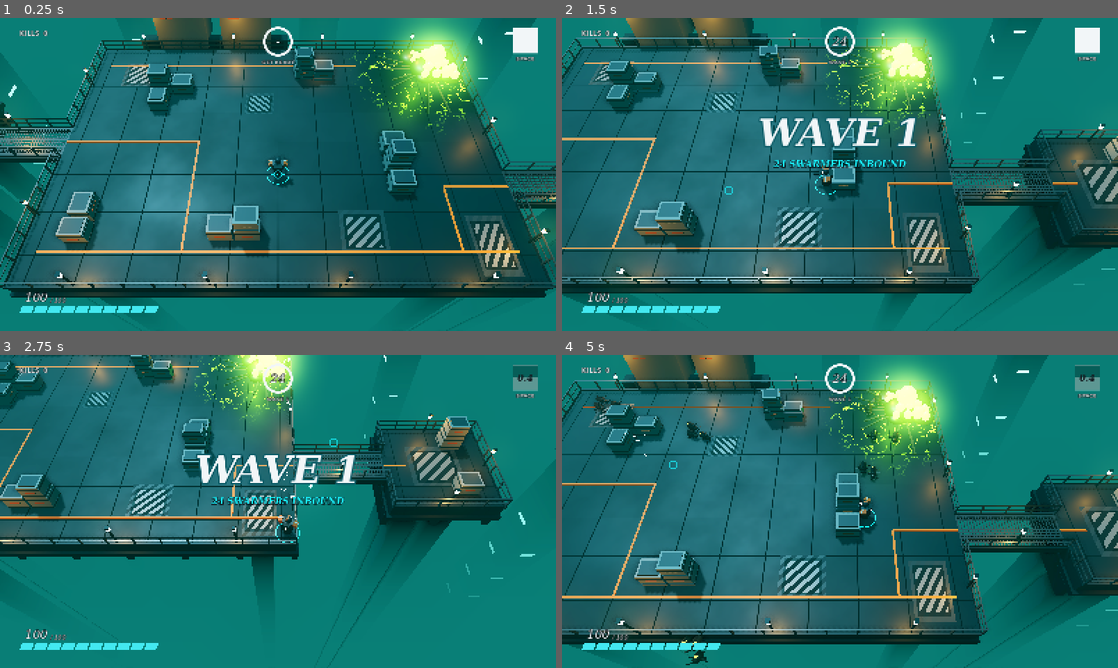
Above: before the commit, frames 1-4 (two rows, left to right).
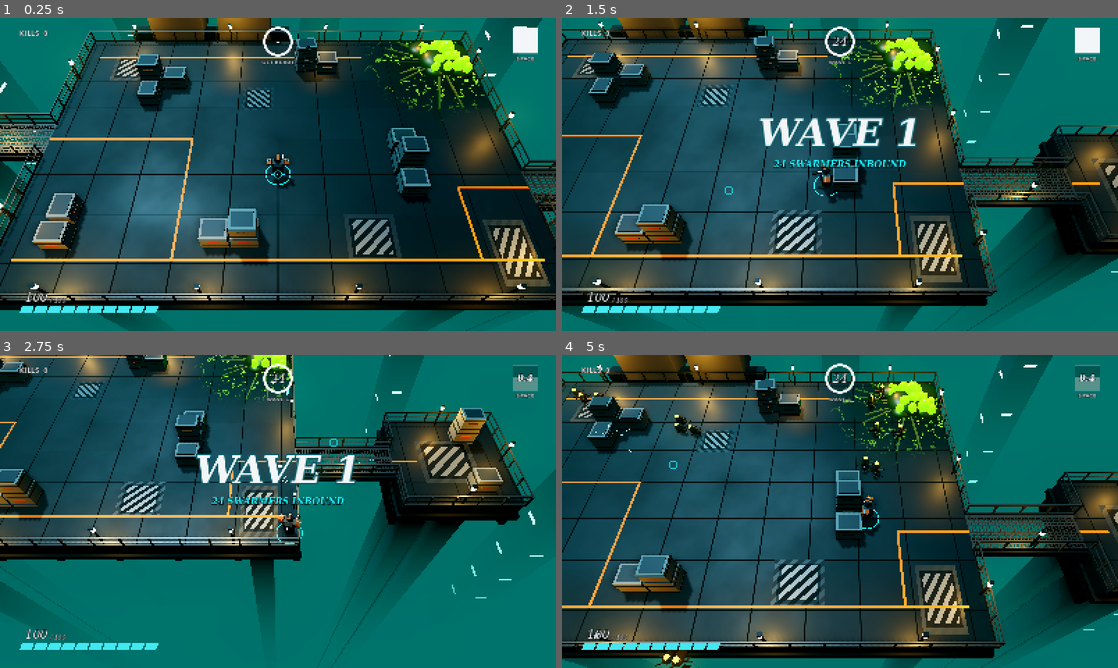
Above: after the commit, the same moments.

Repository: aronew/Combat
Game: Godot game, scene res://scenes/main.tscn
The game is run twice, just before and just after one commit, with the same random seed, the same clock (stepped at 60 frames per second) and the same inputs.
Inputs (mouse positions are in pixels of both pictures, inside the frame that each line leads up to):
- Up to frame 1 (0.25 s): no input
- Up to frame 2 (1.5 s): tap Enter at 0.5 s; move the mouse to (962, 158) at 0.52 s; hold D (move_right) 0.53-1.28 s; tap Space (dash) at 0.6, 1.35 s; click (962, 158) at 0.67 s; move the mouse to (728, 190) at 1.27 s; hold S (move_down) from 1.28 s (still down)
- Up to frame 3 (2.75 s): move the mouse to (333, 442) at 2.02 s; release S (move_down) at 2.03 s; press the mouse at (333, 442) at 2.03 s; hold D (move_right) from 2.03 s (still down); tap Space (dash) at 2.3 s
- Up to frame 4 (5 s): move the mouse to (812, 574) at 2.77 s; release D (move_right) at 2.78 s; release the mouse at (812, 574) at 2.78 s; hold W (move_up) 2.78-3.53 s; tap Space (dash) at 2.85, 3.6, 4.55 s; click (812, 574) at 2.92 s; move the mouse to (1006, 558) at 3.52 s; hold A (move_left) from 3.53 s (still down); tap R (restart) at 4.15 s; move the mouse to (673, 464) at 4.27 s; click (673, 464) at 4.35 s

The runs differ from the first frame. In frame 1, 77% of the frame differs, in the area x 0-100%, y 0-100%; in frame 2, 69%; in frame 3, 44%; in frame 4, 74%.

Commit message:
Tune look to concept art, harden swarm pathing, add tests helpers and README
- Darker deck, teal void via fog emission (neutral albedo so amber lamp
  halos stay warm), calmer hive glow, saturated neon FX energies
- Wall-following around cover, bridge-aligned routing, spawn points
  clamped to the deck, stray-rescue safety net
- Cheaper swarm separation (1 m cells, neighbour cap, half-rate update)
- Swarm converges on the body after death; white dash cooldown digits
- Autoplay bot: frame-time stats, stall detector, restart test,
  automatic game-over screenshot

Co-Authored-By: Claude Opus 5.5 <noreply@anthropic.com>
Claude-Session: https://claude.ai/code/session_01QWKpnCzBbynjYCzEk5fHWZ

Diff:
--- a/scenes/death_burst.tscn
+++ b/scenes/death_burst.tscn
@@ -7,12 +7,12 @@
 [sub_resource type="ShaderMaterial" id="Mat_spark"]
 render_priority = 3
 shader = ExtResource("2_neon")
-shader_parameter/energy = 5.5
+shader_parameter/energy = 2.6
 
 [sub_resource type="ShaderMaterial" id="Mat_chunk"]
 render_priority = 3
 shader = ExtResource("2_neon")
-shader_parameter/energy = 3.5
+shader_parameter/energy = 2.0
 
 [sub_resource type="BoxMesh" id="Mesh_streak"]
 size = Vector3(0.07, 0.38, 0.07)
@@ -26,7 +26,7 @@
 [sub_resource type="Gradient" id="Grad_neon"]
 interpolation_mode = 1
 offsets = PackedFloat32Array(0, 0.34, 0.67)
-colors = PackedColorArray(1, 0.17, 0.84, 1, 0.62, 1, 0.18, 1, 1, 0.89, 0.24, 1)
+colors = PackedColorArray(1, 0.08, 0.78, 1, 0.5, 1, 0.08, 1, 1, 0.85, 0.08, 1)
 
 [sub_resource type="Gradient" id="Grad_fade"]
 offsets = PackedFloat32Array(0, 0.55, 1)
@@ -37,7 +37,7 @@
 render_priority = 4
 shader = ExtResource("3_fade")
 shader_parameter/tint = Color(1, 0.96, 0.85, 1)
-shader_parameter/energy = 5.0
+shader_parameter/energy = 2.0
 shader_parameter/fade = 1.0
 shader_parameter/edge_softness = 0.8
 
@@ -46,7 +46,7 @@
 render_priority = 2
 shader = ExtResource("3_fade")
 shader_parameter/tint = Color(1, 0.17, 0.84, 1)
-shader_parameter/energy = 4.0
+shader_parameter/energy = 2.5
 shader_parameter/fade = 1.0
 shader_parameter/edge_softness = 0.0
 
@@ -69,7 +69,7 @@
 material_override = SubResource("Mat_spark")
 cast_shadow = 0
 emitting = false
-amount = 42
+amount = 56
 lifetime = 0.6
 one_shot = true
 explosiveness = 1.0
--- a/scenes/enemy.tscn
+++ b/scenes/enemy.tscn
@@ -39,12 +39,12 @@
 
 [sub_resource type="PrismMesh" id="Mesh_ridge"]
 material = SubResource("Mat_leg")
-size = Vector3(0.36, 0.22, 0.55)
+size = Vector3(0.3, 0.2, 0.4)
 
 [sub_resource type="SphereMesh" id="Mesh_core"]
 material = SubResource("Mat_core")
-radius = 0.15
-height = 0.3
+radius = 0.17
+height = 0.34
 radial_segments = 10
 rings = 5
 
@@ -78,12 +78,12 @@
 mesh = SubResource("Mesh_head")
 
 [node name="Ridge" type="MeshInstance3D" parent="Visual"]
-position = Vector3(0, 0.6, 0.05)
+position = Vector3(0, 0.6, -0.08)
 cast_shadow = 0
 mesh = SubResource("Mesh_ridge")
 
 [node name="Core" type="MeshInstance3D" parent="Visual"]
-position = Vector3(0, 0.5, 0.26)
+position = Vector3(0, 0.55, 0.32)
 cast_shadow = 0
 mesh = SubResource("Mesh_core")
 
--- a/scenes/hit_spark.tscn
+++ b/scenes/hit_spark.tscn
@@ -6,7 +6,7 @@
 [sub_resource type="ShaderMaterial" id="Mat_spark"]
 render_priority = 3
 shader = ExtResource("2_neon")
-shader_parameter/energy = 5.0
+shader_parameter/energy = 3.0
 
 [sub_resource type="BoxMesh" id="Mesh_streak"]
 size = Vector3(0.04, 0.26, 0.04)
--- a/scenes/projectile.tscn
+++ b/scenes/projectile.tscn
@@ -7,7 +7,7 @@
 render_priority = 1
 shader = ExtResource("2_fade")
 shader_parameter/tint = Color(0.098, 0.957, 1, 1)
-shader_parameter/energy = 5.0
+shader_parameter/energy = 3.0
 shader_parameter/fade = 1.0
 shader_parameter/edge_softness = 0.5
 
@@ -15,7 +15,7 @@
 render_priority = 2
 shader = ExtResource("2_fade")
 shader_parameter/tint = Color(0.85, 1, 1, 1)
-shader_parameter/energy = 6.0
+shader_parameter/energy = 4.0
 shader_parameter/fade = 1.0
 shader_parameter/edge_softness = 0.0
 
--- a/scripts/arena.gd
+++ b/scripts/arena.gd
@@ -23,15 +23,15 @@
 @export_group("Lamps")
 @export var lamp_spacing := 8.0
 @export var lamp_color := Color("ffae45")
-@export var lamp_energy := 2.4
-@export var lamp_range := 6.5
-@export var lamp_emission := 7.0
+@export var lamp_energy := 3.2
+@export var lamp_range := 7.0
+@export var lamp_emission := 6.0
 @export var lamp_shadows := false
 
 @export_group("Hive")
 @export var hive_center := Vector3(13.4, 0.0, -8.3)
-@export var hive_glow := 4.5
-@export var hive_light_energy := 5.0
+@export var hive_glow := 1.1
+@export var hive_light_energy := 1.6
 @export var hive_light_range := 11.0
 
 @export_group("Crates")
@@ -47,10 +47,10 @@
 ])
 
 @export_group("Void")
-@export var void_fog_density := 0.05
-@export var void_fog_top := -2.0
-@export var void_fog_albedo := Color("2fb3a6")
-@export var void_fog_emission := Color("0e5a52")
+@export var void_fog_density := 0.04
+@export var void_fog_top := -2.5
+@export var void_fog_albedo := Color("b4dcd8")
+@export var void_fog_emission := Color("127078")
 @export var pillar_strip_energy := 3.5
 
 ## Side platforms reached by narrow catwalk bridges.
@@ -252,8 +252,8 @@
 	_mats.crate = _std(Color("9aa2a8"), 0.25, 0.55)
 	_mats.crate_dark = _std(Color("40474e"), 0.5, 0.5)
 	_mats.crate_orange = _std(Color("d9662a"), 0.1, 0.6)
-	_mats.hive_flesh = _std(Color("1a2410"), 0.0, 0.35, Color("8dff2e"), 0.25)
-	_mats.hive_pod = _std(Color("8dff2e"), 0.0, 0.25, Color("8dff2e"), hive_glow)
+	_mats.hive_flesh = _std(Color("1a2410"), 0.0, 0.35, Color("8dff2e"), 0.12)
+	_mats.hive_pod = _std(Color("4f9a12"), 0.0, 0.25, Color("8dff2e"), hive_glow)
 	_mats.hive_root = _std(Color("10160a"), 0.0, 0.6, Color("4d8f16"), 0.4)
 	_mats.machine = _std(Color("8a9297"), 0.35, 0.5)
 	_mats.teal_strip = _std(Color("0a1514"), 0.0, 0.5, Color("7ff5e8"), pillar_strip_energy)
@@ -481,7 +481,7 @@
 	light.light_energy = lamp_energy
 	light.omni_range = lamp_range
 	light.omni_attenuation = 1.3
-	light.light_volumetric_fog_energy = 2.0
+	light.light_volumetric_fog_energy = 1.5
 	light.shadow_enabled = lamp_shadows
 	light.position = pos + inward * 0.35 + Vector3(0, 1.7, 0)
 	_root.add_child(light)
@@ -534,13 +534,13 @@
 		var size := rng.randf_range(0.22, 0.55)
 		var pos := c + Vector3(cos(ang) * r, 0.35 + size * 0.5, sin(ang) * r * 0.85)
 		_sphere(size, pos, _mats.hive_pod, Vector3(1.0, 1.3, 1.0))
-	_sphere(0.85, c + Vector3(0.3, 1.0, -0.4), _mats.hive_pod, Vector3(1.0, 1.35, 1.0))
+	_sphere(0.6, c + Vector3(0.4, 0.8, -0.6), _mats.hive_pod, Vector3(1.0, 1.35, 1.0))
 
 	var light := OmniLight3D.new()
 	light.light_color = Color("8dff2e")
 	light.light_energy = hive_light_energy
 	light.omni_range = hive_light_range
-	light.light_volumetric_fog_energy = 2.5
+	light.light_volumetric_fog_energy = 0.6
 	light.position = c + Vector3(-1.0, 2.0, 1.0)
 	_root.add_child(light)
 
--- a/scripts/camera_rig.gd
+++ b/scripts/camera_rig.gd
@@ -9,7 +9,7 @@
 @export_group("Framing")
 @export_range(30.0, 89.0) var pitch_degrees := 56.0
 @export_range(-180.0, 180.0) var yaw_degrees := 0.0
-@export var distance := 25.0
+@export var distance := 23.0
 @export var fov := 48.0
 
 @export_group("Follow")
--- a/scripts/death_burst.gd
+++ b/scripts/death_burst.gd
@@ -5,9 +5,9 @@
 
 @export var duration := 0.7
 @export var flash_time := 0.12
-@export var flash_size := 1.9
+@export var flash_size := 1.5
 @export var ring_time := 0.32
-@export var ring_size := 3.4
+@export var ring_size := 2.8
 
 @onready var sparks: CPUParticles3D = $Sparks
 @onready var chunks: CPUParticles3D = $Chunks
@@ -60,5 +60,6 @@
 	_flash_mat.set_shader_parameter("fade", 1.0 - ft)
 	var rt := clampf(_t / ring_time, 0.0, 1.0)
 	ring.visible = rt < 1.0
-	ring.scale = Vector3.ONE * lerpf(0.2, ring_size, 1.0 - pow(1.0 - rt, 2.5)) * _size
+	var rs := lerpf(0.2, ring_size, 1.0 - pow(1.0 - rt, 2.5)) * _size
+	ring.scale = Vector3(rs, 0.25, rs)
 	_ring_mat.set_shader_parameter("fade", 1.0 - rt)
--- a/scripts/debug_autoplay.gd
+++ b/scripts/debug_autoplay.gd
@@ -15,6 +15,9 @@
 var _next_shot := 0
 var _quit_after := 0.0
 var _capturing := false
+var _test_restart := false
+var _over_t := 0.0
+var _go_shot_t := 0.0
 
 
 func _ready() -> void:
@@ -22,6 +25,8 @@
 	for arg in OS.get_cmdline_user_args():
 		if arg == "--god":
 			_god = true
+		elif arg == "--test-restart":
+			_test_restart = true
 		elif arg.begins_with("--shots="):
 			_shots_dir = arg.get_slice("=", 1)
 		elif arg.begins_with("--shot-times="):
@@ -35,6 +40,11 @@
 				Game.spawner.wave = maxi(arg.get_slice("=", 1).to_int() - 1, 0)
 	if _shots_dir != "":
 		DirAccess.make_dir_recursive_absolute(_shots_dir)
+	if _test_restart:
+		var restarts: int = Engine.get_meta("autoplay_restarts", 0)
+		if restarts >= 1:
+			print("[autoplay] restart OK: fresh run (wave=%d kills=%d hp=%d time_scale=%.2f)" % [Game.wave, Game.kills, roundi(Game.player.health), Engine.time_scale])
+			_quit_after = 3.0
 	if Game.player:
 		Game.player.autopilot = true
 	print("[autoplay] started god=%s shots=%s" % [_god, _shots_dir])
@@ -44,13 +54,30 @@
 	_t += delta
 	_frames += 1
 	_drive(delta)
+	if _shots_dir != "" and Game.is_game_over and _go_shot_t >= 0.0:
+		_go_shot_t += delta
+		if _go_shot_t >= 0.6 and not _capturing:
+			_go_shot_t = -INF
+			_capture("%s/game_over.png" % _shots_dir)
+	if _test_restart and Game.is_game_over:
+		_over_t += delta
+		if _over_t >= 1.0:
+			_over_t = -INF
+			print("[autoplay] game over at wave %d with %d kills (time_scale=%.2f) -> pressing R" % [Game.wave, Game.kills, Engine.time_scale])
+			var ev := InputEventKey.new()
+			ev.physical_keycode = KEY_R
+			ev.pressed = true
+			Engine.set_meta("autoplay_restarts", Engine.get_meta("autoplay_restarts", 0) + 1)
+			Input.parse_input_event(ev)
 
 	_report_t += delta
 	if _report_t >= 2.0:
 		_report_t = 0.0
 		var sp := Game.spawner
-		print("[autoplay] t=%.1f fps=%d wave=%d alive=%d kills=%d hp=%d bolts=%d" % [
-			_t, Engine.get_frames_per_second(), Game.wave,
+		print("[autoplay] t=%.1f fps=%d process=%.2fms physics=%.2fms wave=%d alive=%d kills=%d hp=%d bolts=%d" % [
+			_t, Engine.get_frames_per_second(),
+			Performance.get_monitor(Performance.TIME_PROCESS) * 1000.0,
+			Performance.get_monitor(Performance.TIME_PHYSICS_PROCESS) * 1000.0, Game.wave,
 			sp.active.size() if sp else 0, Game.kills,
 			roundi(Game.player.health) if Game.player else 0,
 			Game.projectiles.active_count() if Game.projectiles else 0])
@@ -71,7 +98,7 @@
 ## Flags chasing bugs that haven't moved 0.75 m in 3 s (pathing regressions).
 var _stall := {}
 func _report_stalls(sp: Spawner) -> void:
-	if sp == null:
+	if sp == null or Game.is_game_over:
 		return
 	var seen := {}
 	for e in sp.active:
--- a/scripts/enemy.gd
+++ b/scripts/enemy.gd
@@ -163,7 +163,9 @@
 	var player := Game.player
 	var chase := Vector3.ZERO
 	var goal := global_position
-	if player and player.alive:
+	if player:
+		# Keep converging on the player's last position even after death,
+		# so the swarm piles onto the body behind the GAME OVER screen.
 		goal = player.global_position
 		if Game.arena:
 			goal = Game.arena.get_nav_target(global_position, goal)
--- a/scripts/environment_controller.gd
+++ b/scripts/environment_controller.gd
@@ -5,34 +5,34 @@
 ## created by the Arena (see Arena > Void).
 
 @export_group("Background & ambient")
-@export var background_color := Color("0b2b2a"):
+@export var background_color := Color("071d1d"):
 	set(v): background_color = v; _apply()
-@export var ambient_color := Color("3f8f8a"):
+@export var ambient_color := Color("2e6e6a"):
 	set(v): ambient_color = v; _apply()
-@export_range(0.0, 2.0) var ambient_energy := 0.45:
+@export_range(0.0, 2.0) var ambient_energy := 0.22:
 	set(v): ambient_energy = v; _apply()
 
 @export_group("Depth fog")
 @export var fog_enabled := true:
 	set(v): fog_enabled = v; _apply()
-@export var fog_color := Color("1f6f69"):
+@export var fog_color := Color("1a6560"):
 	set(v): fog_color = v; _apply()
-@export_range(0.0, 0.1, 0.0005) var fog_density := 0.006:
+@export_range(0.0, 0.1, 0.0005) var fog_density := 0.0015:
 	set(v): fog_density = v; _apply()
 ## Fog thickens below this height, filling the void under the platform.
-@export var fog_height := -3.0:
+@export var fog_height := -4.0:
 	set(v): fog_height = v; _apply()
-@export_range(0.0, 2.0) var fog_height_density := 0.12:
+@export_range(0.0, 2.0) var fog_height_density := 0.08:
 	set(v): fog_height_density = v; _apply()
 
 @export_group("Volumetric fog")
 @export var volumetric_enabled := true:
 	set(v): volumetric_enabled = v; _apply()
-@export_range(0.0, 0.2, 0.001) var volumetric_density := 0.006:
+@export_range(0.0, 0.2, 0.001) var volumetric_density := 0.0022:
 	set(v): volumetric_density = v; _apply()
 @export var volumetric_albedo := Color("9fe8e0"):
 	set(v): volumetric_albedo = v; _apply()
-@export var volumetric_emission := Color("082a28"):
+@export var volumetric_emission := Color("041615"):
 	set(v): volumetric_emission = v; _apply()
 @export_range(0.0, 4.0) var volumetric_emission_energy := 1.0:
 	set(v): volumetric_emission_energy = v; _apply()
@@ -42,7 +42,7 @@
 @export_group("Glow")
 @export var glow_enabled := true:
 	set(v): glow_enabled = v; _apply()
-@export_range(0.0, 8.0) var glow_intensity := 1.0:
+@export_range(0.0, 8.0) var glow_intensity := 0.9:
 	set(v): glow_intensity = v; _apply()
 @export_range(0.0, 2.0) var glow_strength := 1.0:
 	set(v): glow_strength = v; _apply()
@@ -54,9 +54,9 @@
 @export_group("Tonemap & grading")
 @export_range(0.1, 4.0) var exposure := 1.0:
 	set(v): exposure = v; _apply()
-@export_range(0.5, 2.0) var saturation := 1.15:
+@export_range(0.5, 2.0) var saturation := 1.2:
 	set(v): saturation = v; _apply()
-@export_range(0.5, 2.0) var contrast := 1.08:
+@export_range(0.5, 2.0) var contrast := 1.12:
 	set(v): contrast = v; _apply()
 @export var ssao_enabled := true:
 	set(v): ssao_enabled = v; _apply()
--- a/scripts/hud.gd
+++ b/scripts/hud.gd
@@ -70,7 +70,7 @@
 	if p:
 		dash_box.ratio = p.get_dash_ready_ratio()
 		var left := p.get_dash_cooldown_left()
-		dash_cd.text = "%.1f" % left if left > 0.0 else ""
+		dash_cd.text = "%.1f" % left if left > 0.05 else ""
 	_hurt = maxf(_hurt - delta * 2.2, 0.0)
 	_low_pulse += delta
 	var low := 0.0
@@ -201,7 +201,7 @@
 	_label(wave_count, num_italic, 34, Palette.HUD_WHITE, 6)
 	_label(wave_label, plain, 15, Color(1, 1, 1, 0.75), 4)
 	_label(dash_key, plain, 15, Color(1, 1, 1, 0.75), 4)
-	_label(dash_cd, num_bold, 26, Color(0.08, 0.1, 0.12), 0)
+	_label(dash_cd, num_bold, 26, Palette.HUD_WHITE, 6)
 	_label(kills_label, plain, 18, Color(1, 1, 1, 0.8), 4)
 	_label(combo_label, title, 44, Palette.NEON_YELLOW, 10)
 	combo_label.add_theme_color_override("font_outline_color", Color("6a0b52"))
--- a/scripts/shaders/floor.gdshader
+++ b/scripts/shaders/floor.gdshader
@@ -11,10 +11,10 @@
 uniform float roughness_value : hint_range(0.0, 1.0) = 0.55;
 
 uniform vec3 hive_center = vec3(13.5, 0.0, -8.5);
-uniform float hive_radius = 8.0;
+uniform float hive_radius = 7.0;
 uniform vec3 grime_color : source_color = vec3(0.07, 0.11, 0.03);
 uniform vec3 vein_color : source_color = vec3(0.55, 1.0, 0.15);
-uniform float vein_energy = 3.0;
+uniform float vein_energy = 1.4;
 
 varying vec3 world_pos;
 
--- a/scripts/spawner.gd
+++ b/scripts/spawner.gd
@@ -39,7 +39,9 @@
 @export_group("Swarm behaviour")
 @export var separation_radius := 0.95
 @export var separation_strength := 7.0
-@export var grid_cell_size := 2.0
+@export var grid_cell_size := 1.0
+## Upper bound on neighbours each bug inspects per update (keeps dense blobs cheap).
+@export var max_separation_neighbors := 14
 
 var wave := 0
 var wave_total := 0
@@ -52,6 +54,7 @@
 var _to_spawn := 0
 var _grid := {}
 var _rescue_t := 0.0
+var _sep_parity := 0
 var rescued := 0  ## Debug counter: strays put back on the deck.
 
 
@@ -196,13 +199,19 @@
 
 
 func _apply_separation() -> void:
+	# Cost control for big swarms: cells match the separation radius, each bug
+	# looks at a capped number of neighbours, and only half the swarm updates
+	# per physics step (the other half keeps last step's push).
+	_sep_parity = 1 - _sep_parity
 	var r2 := separation_radius * separation_radius
-	for e in active:
+	for i in range(_sep_parity, active.size(), 2):
+		var e := active[i]
 		if e.state != Enemy.State.CHASE:
 			continue
 		var p := e.global_position
 		var c := _cell(p)
 		var push := Vector3.ZERO
+		var checked := 0
 		for dx in range(-1, 2):
 			for dz in range(-1, 2):
 				var bucket = _grid.get(Vector2i(c.x + dx, c.y + dz))
@@ -211,12 +220,19 @@
 				for o in bucket:
 					if o == e:
 						continue
+					checked += 1
 					var d: Vector3 = p - o.global_position
 					d.y = 0.0
 					var l2 := d.length_squared()
 					if l2 < r2 and l2 > 0.0001:
 						var l := sqrt(l2)
 						push += d / l * (1.0 - l / separation_radius)
+					if checked >= max_separation_neighbors:
+						break
+				if checked >= max_separation_neighbors:
+					break
+			if checked >= max_separation_neighbors:
+				break
 		e.set_separation(push * separation_strength)
 
 
